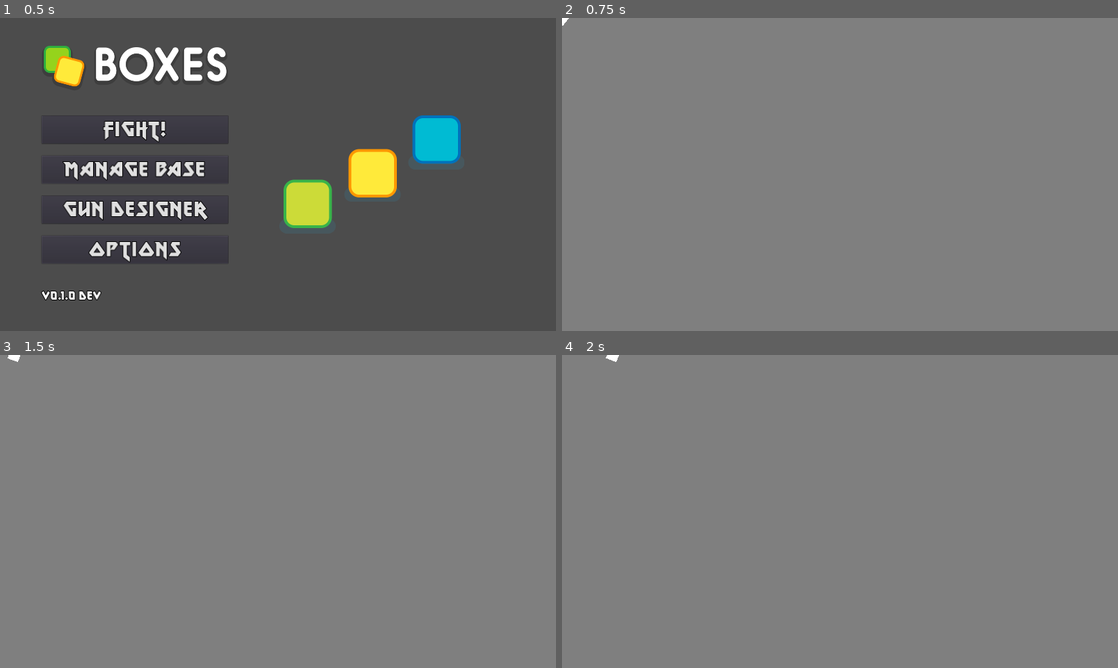
Above: before the commit, frames 1-4 (two rows, left to right).
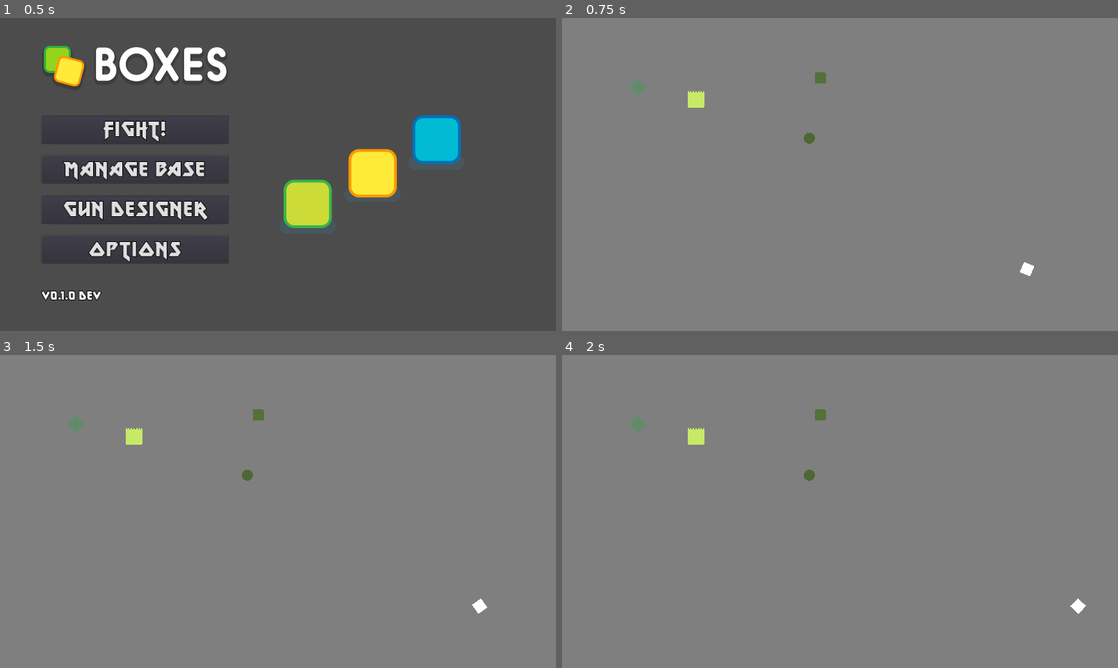
Above: after the commit, the same moments.

Repository: jpiechowka/zombie-shooter-prototype
Game: Godot game, scene res://scenes/menus/main_menu.tscn
The game is run twice, just before and just after one commit, with the same random seed, the same clock (stepped at 60 frames per second) and the same inputs.
Inputs (mouse positions are in pixels of both pictures, inside the frame that each line leads up to):
- Up to frame 1 (0.5 s): no input
- Up to frame 2 (0.75 s): click "Fight!" at 0.5 s
- Up to frame 3 (1.5 s): tap Enter at 1.25 s; move the mouse to (400, 495) at 1.27 s; hold D (player_move_right) from 1.28 s (still down)
- Up to frame 4 (2 s): keep holding D (player_move_right)

Frame 1 is identical in both runs. In frame 2, 0.5% of the frame differs, in the area x 0-85%, y 0-83%; in frame 3, 0.5%, in the area x 1-88%, y 0-83%; in frame 4, 0.5%.

Commit message:
Add enemies to mockup fight mode scene for debugging / prototyping

Diff:
--- a/scenes/game_modes/fight_mode_mockup.tscn
+++ b/scenes/game_modes/fight_mode_mockup.tscn
@@ -1,7 +1,11 @@
-[gd_scene load_steps=3 format=2]
+[gd_scene load_steps=7 format=2]
 
 [ext_resource path="res://scripts/game_modes/fight_mode_mockup.gd" type="Script" id=1]
 [ext_resource path="res://scenes/player/player.tscn" type="PackedScene" id=2]
+[ext_resource path="res://scenes/enemies/enemy_boss.tscn" type="PackedScene" id=3]
+[ext_resource path="res://scenes/enemies/enemy_heavy.tscn" type="PackedScene" id=4]
+[ext_resource path="res://scenes/enemies/enemy_light.tscn" type="PackedScene" id=5]
+[ext_resource path="res://scenes/enemies/enemy_medium.tscn" type="PackedScene" id=6]
 
 [node name="FightModeMockup" type="Node"]
 script = ExtResource( 1 )
@@ -15,5 +19,16 @@
 }
 
 [node name="Player" parent="." instance=ExtResource( 2 )]
-player_speed = 210
-player_hp = 100.0
+position = Vector2( 1338.37, 722.165 )
+
+[node name="EnemyBoss" parent="." instance=ExtResource( 3 )]
+position = Vector2( 385.769, 234.932 )
+
+[node name="EnemyHeavy" parent="." instance=ExtResource( 4 )]
+position = Vector2( 218, 199 )
+
+[node name="EnemyLight" parent="." instance=ExtResource( 5 )]
+position = Vector2( 711.828, 345.669 )
+
+[node name="EnemyMedium" parent="." instance=ExtResource( 6 )]
+position = Vector2( 743.01, 172.834 )
--- a/scenes/player/player.tscn
+++ b/scenes/player/player.tscn
@@ -7,8 +7,9 @@
 
 [node name="Player" type="KinematicBody2D"]
 script = ExtResource( 1 )
-player_speed = null
-player_hp = null
+__meta__ = {
+"_edit_group_": true
+}
 
 [node name="Sprite" type="Sprite" parent="."]
 scale = Vector2( 0.1, 0.1 )
